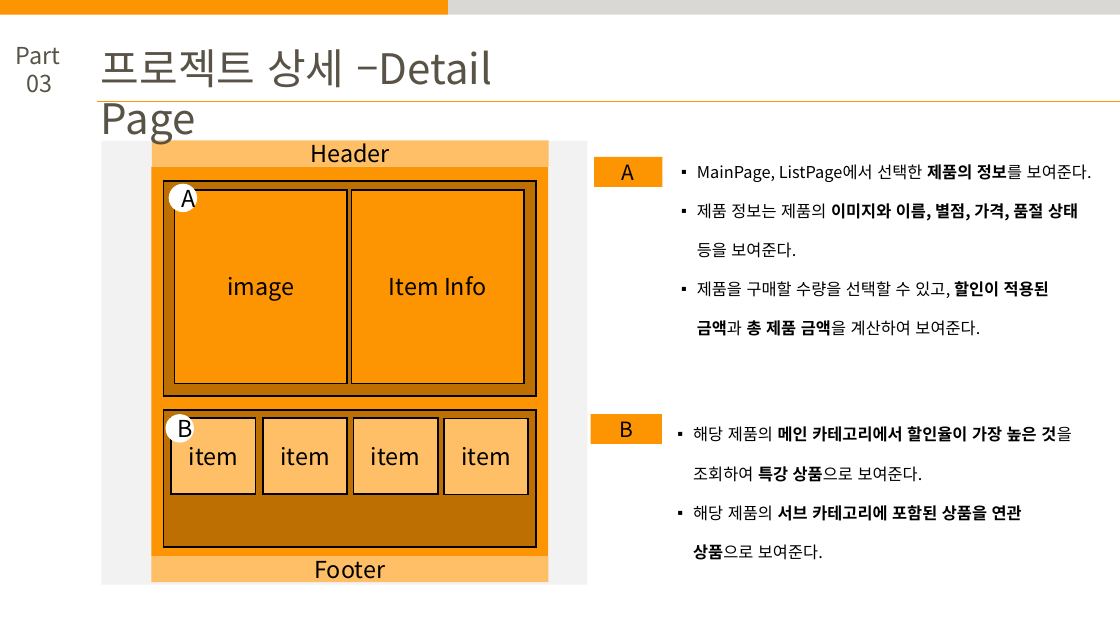
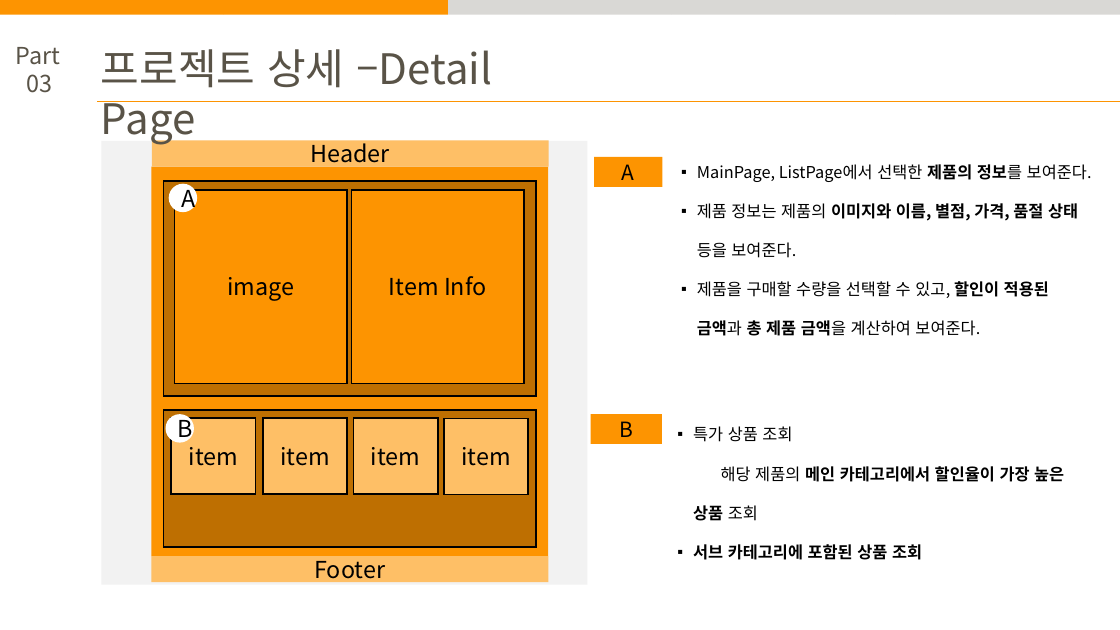
Before and after one commit to shoon2430/ReactProject, a slide deck: slide 11 of doc/MonPang 발표자료.pptx (slide 9 before the commit). Drawn at 1120x630 pixels with LibreOffice and Linux fonts; fonts in the diff are those of the drawing. Boxes give left, top, right and bottom in pixels: in the first picture for what was removed or moved away, otherwise in the second. Text is boxed around its words. In the diff, an @@ line names an element or a change of style, - is before the commit and + after.

```diff
--- a/doc/MonPang 발표자료.pptx
+++ b/doc/MonPang 발표자료.pptx
@@ text at <box>693,426,1064,560</box>: text changed @@
-▪ 해당 제품의 메인 카테고리에서 할인율이 가장 높은 것을 조회하여 특강 상품으로 보여준다.
-▪ 해당 제품의 서브 카테고리에 포함된 상품을 연관 상품으로 보여준다.
+▪ 특가 상품 조회 해당 제품의 메인 카테고리에서 할인율이 가장 높은 상품 조회
+▪ 서브 카테고리에 포함된 상품 조회
```
Also in this commit, not shown: 3 other slides changed, 2 slides added.
